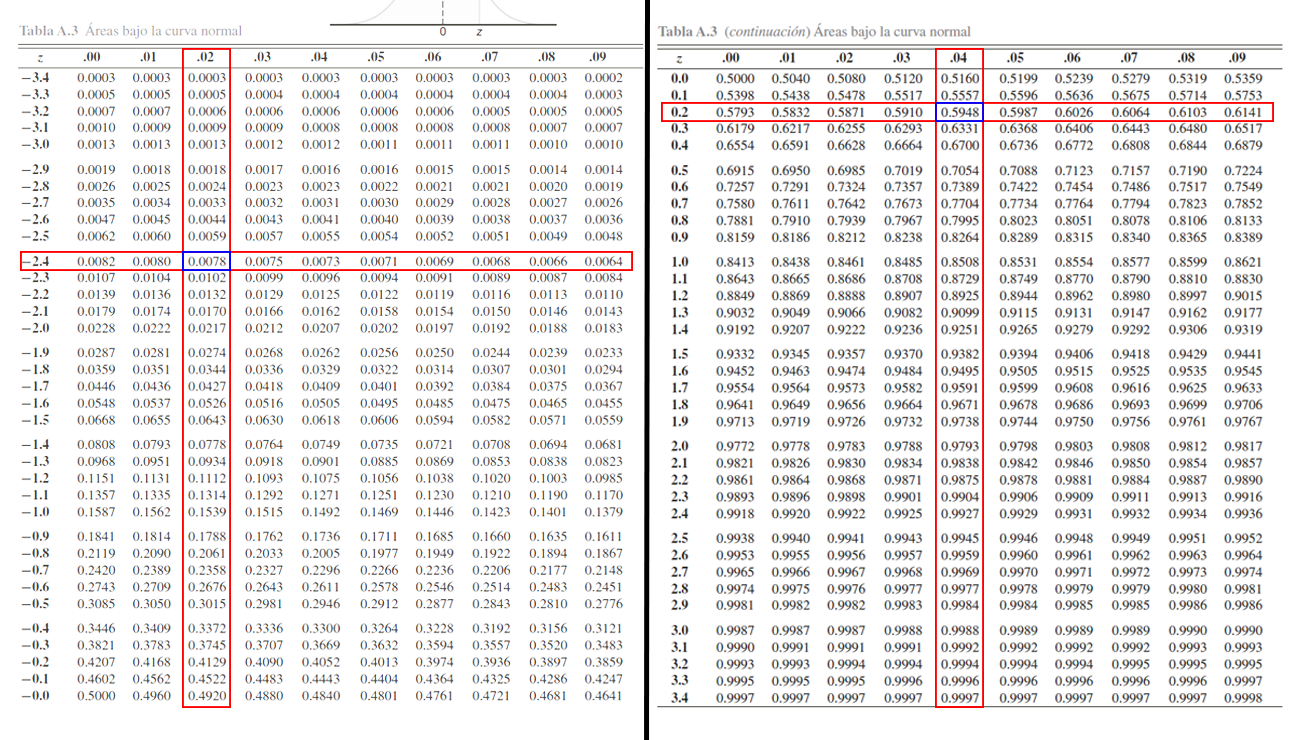
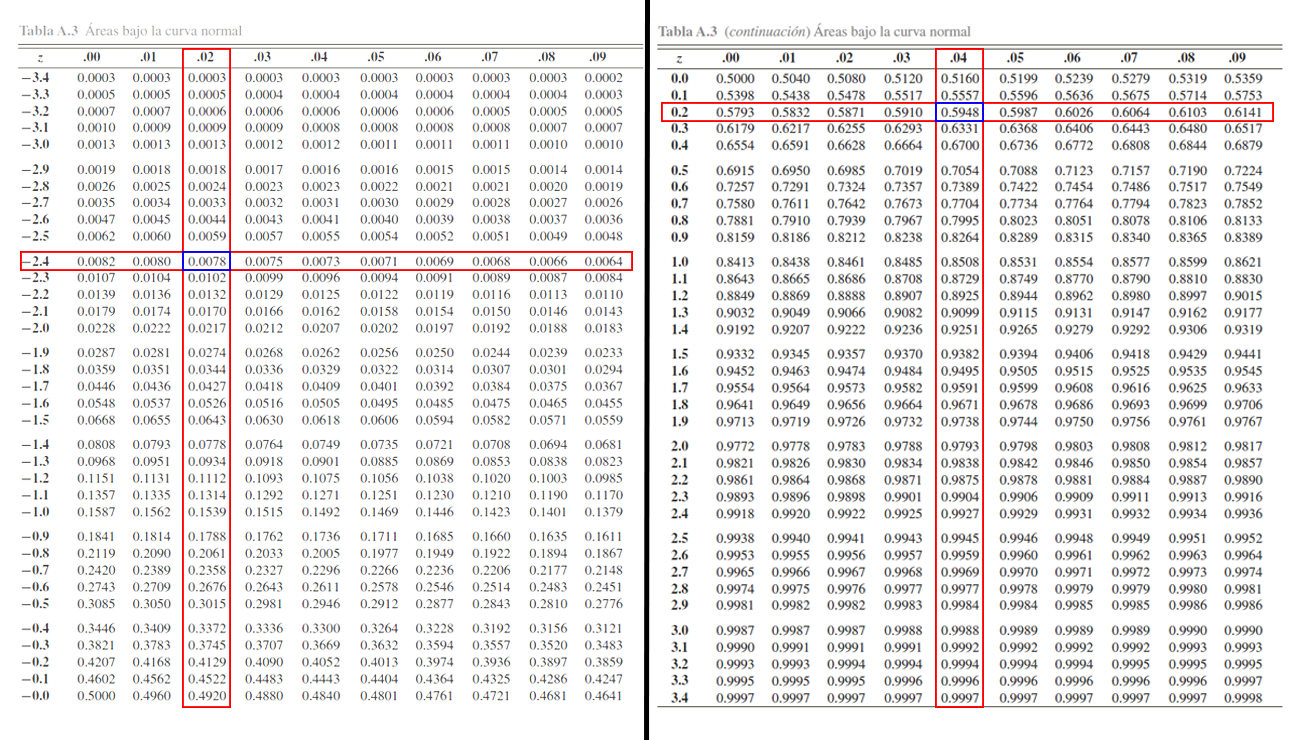
Revision of a layered 1304px x 740px image; what changed, layer by layer:
painted on "Capa 10" over [329,0,558,36]
